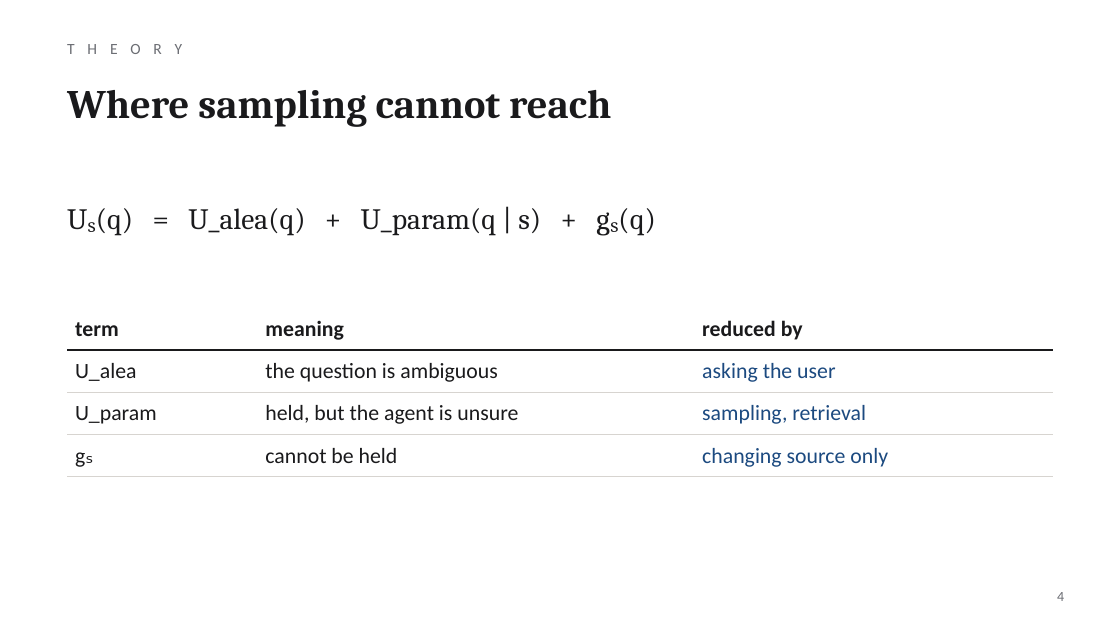
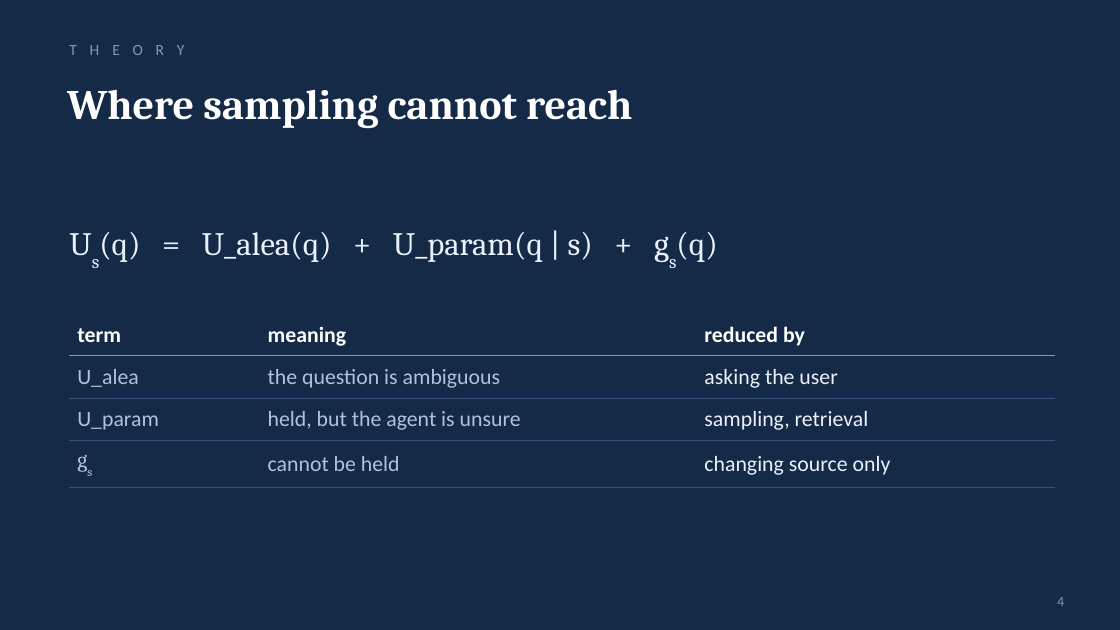
Before and after one commit to shecode-hue/knowing-where-not-to-look, a slide deck: slide 4 of presentation/knowing_where_not_to_look.pptx. Drawn at 1120x630 pixels with LibreOffice and Linux fonts; fonts in the diff are those of the drawing. Boxes give left, top, right and bottom in pixels: in the first picture for what was removed or moved away, otherwise in the second. Text is boxed around its words. In the diff, an @@ line names an element or a change of style, - is before the commit and + after.

```diff
--- a/presentation/knowing_where_not_to_look.pptx
+++ b/presentation/knowing_where_not_to_look.pptx
@@ background #FFFFFF to #142A47 @@
@@ text "T H E O R ..." at [69, 45, 185, 55]: text colour #6C6E74 to #7E97BC @@
@@ text "Where sampling cannot reach" at [67, 89, 632, 129]: size 26 to 27 pt, text colour #1A1A1C to #FFFFFF @@
@@ text at [99, 232, 717, 262]: text changed; size 19 to 21 pt; text colour #1A1A1C to #EAF1FA @@
-Uₛ(q) = U_alea(q) + U_param(q | s) + gₛ(q)
+Us(q) = U_alea(q) + U_param(q | s) + gs(q)
@@ table at [69, 314, 1055, 480] @@
-row 4, column 1: gₛ
+row 4, column 1: gs
@@ fill #FFFFFF to #142A47 in 12 cells @@
@@ text colour #1A1A1C to #FFFFFF in "term", "meaning", "reduced by" @@
@@ text colour #1A1A1C to #AFC2DE in "U_alea", "the question is ambiguous", "U_param", "held, but the agent is unsure" and 1 more places @@
@@ text colour #1C4A80 to #EAF1FA in "asking the user", "sampling, retrieval", "changing source only" @@
@@ borders changed @@
@@ table: place and size @@
-table at [67, 308, 1053, 471]
+table at [69, 314, 1055, 480]
@@ page number at [1057, 597, 1064, 606]: text colour #6C6E74 to #7E97BC @@
```
Also in this commit, not shown: 12 other slides changed, 3 other files.
